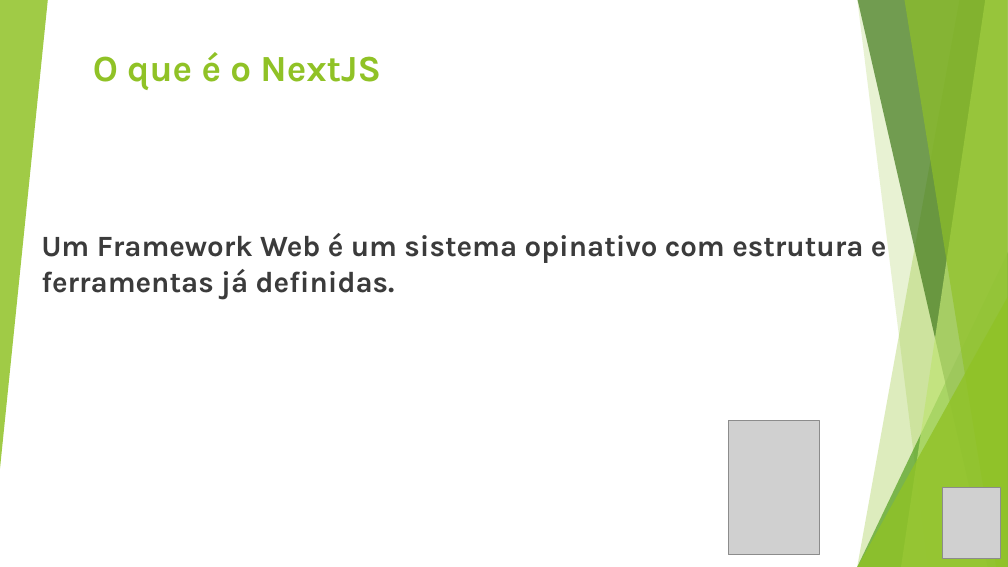
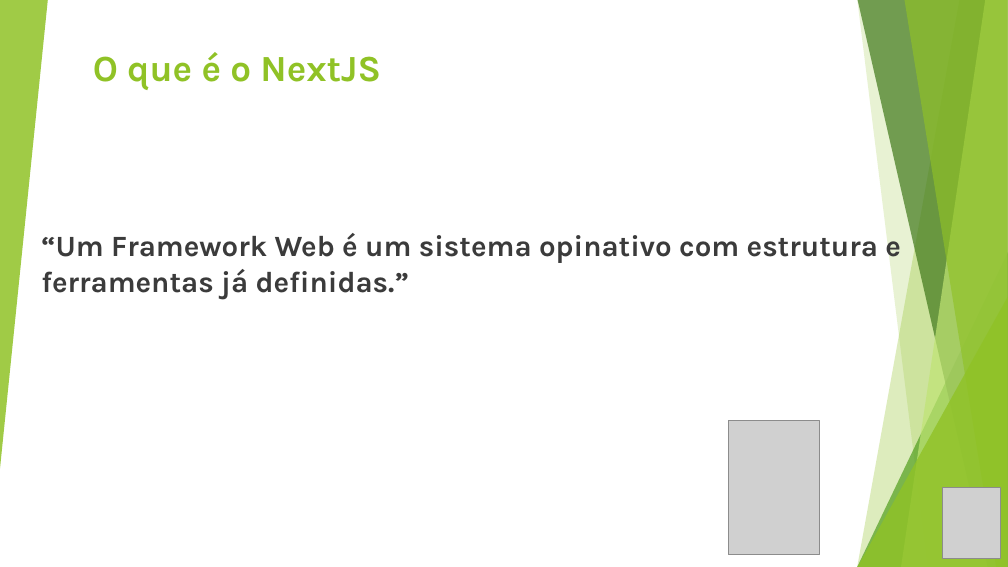
Before and after one commit to cezargodoy/tecnologia-javascript, a slide deck: slide 5 of tecnologia-javascript/Apresentacao_WEB2_NEXTJS.pptx. Drawn at 1008x567 pixels with LibreOffice and Linux fonts; fonts in the diff are those of the drawing; grey boxes stand for pictures. Boxes give left, top, right and bottom in pixels: in the first picture for what was removed or moved away, otherwise in the second. Text is boxed around its words. In the diff, an @@ line names an element or a change of style, - is before the commit and + after.

```diff
--- a/tecnologia-javascript/Apresentacao_WEB2_NEXTJS.pptx
+++ b/tecnologia-javascript/Apresentacao_WEB2_NEXTJS.pptx
@@ text at (41,231,901,299): text changed @@
-Um Framework Web é um sistema opinativo com estrutura e ferramentas já definidas.
+“Um Framework Web é um sistema opinativo com estrutura e ferramentas já definidas.”
```
Also in this commit, not shown: 2 other slides changed.
